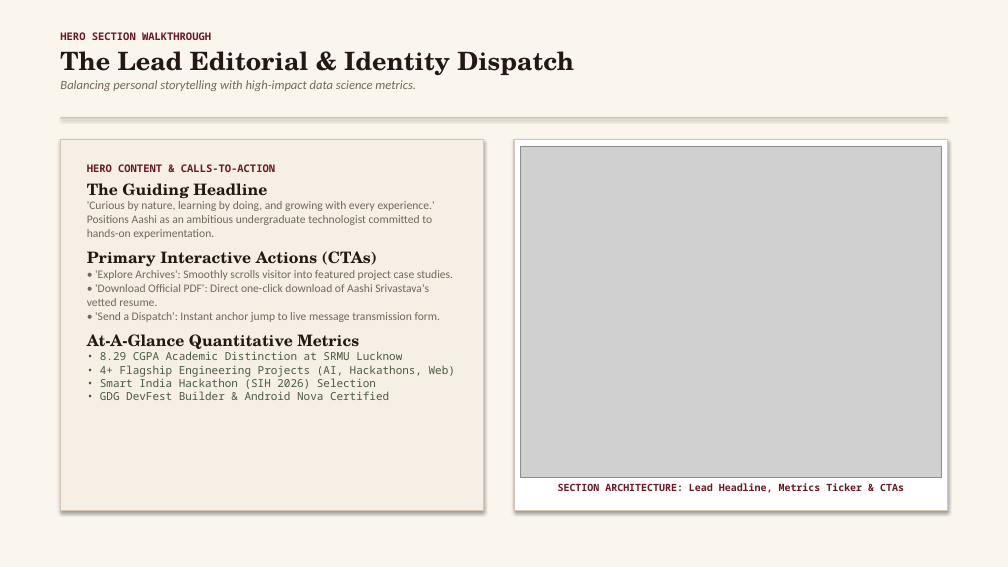
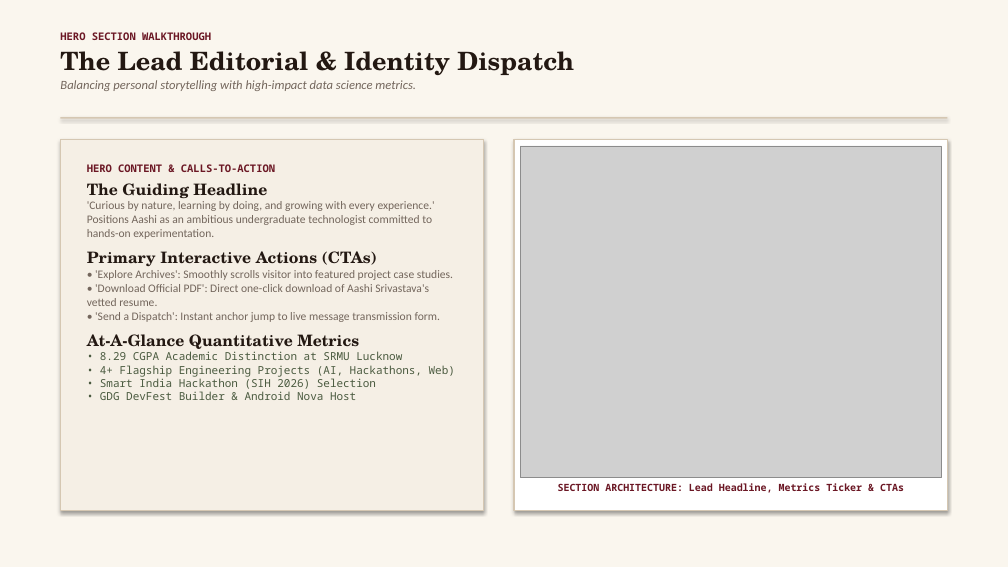
Before and after one commit to Aashi230/portfolio, a slide deck: slide 5 of Aashi_Srivastava_Portfolio_Presentation.pptx. Drawn at 1008x567 pixels with LibreOffice and Linux fonts; fonts in the diff are those of the drawing; grey boxes stand for pictures. Boxes give left, top, right and bottom in pixels: in the first picture for what was removed or moved away, otherwise in the second. Text is boxed around its words. In the diff, an @@ line names an element or a change of style, - is before the commit and + after.

Commit message:
Showcase all 5 Android Nova live images, remove certificate link from Android Nova

```diff
--- a/Aashi_Srivastava_Portfolio_Presentation.pptx
+++ b/Aashi_Srivastava_Portfolio_Presentation.pptx
@@ text at (100,351,455,400): text changed @@
-• 8.29 CGPA Academic Distinction at SRMU Lucknow
-• 4+ Flagship Engineering Projects (AI, Hackathons, Web)
-• Smart India Hackathon (SIH 2026) Selection
-• GDG DevFest Builder & Android Nova Certified
+• 8.29 CGPA Academic Distinction at SRMU Lucknow
+• 4+ Flagship Engineering Projects (AI, Hackathons, Web)
+• Smart India Hackathon (SIH 2026) Selection
+• GDG DevFest Builder & Android Nova Host
```
Also in this commit, not shown: 1 other slide changed, 2 other files.
